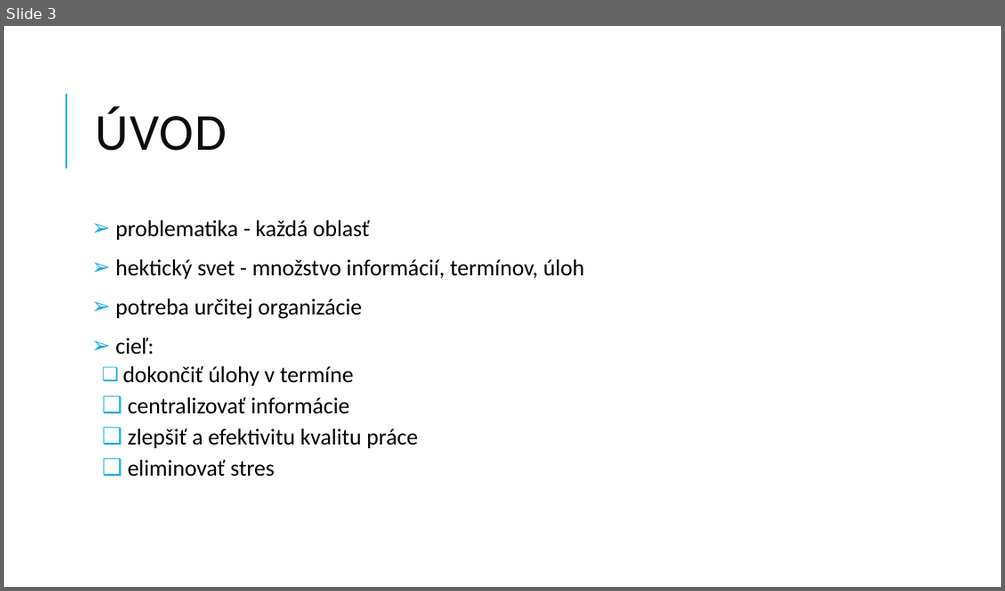
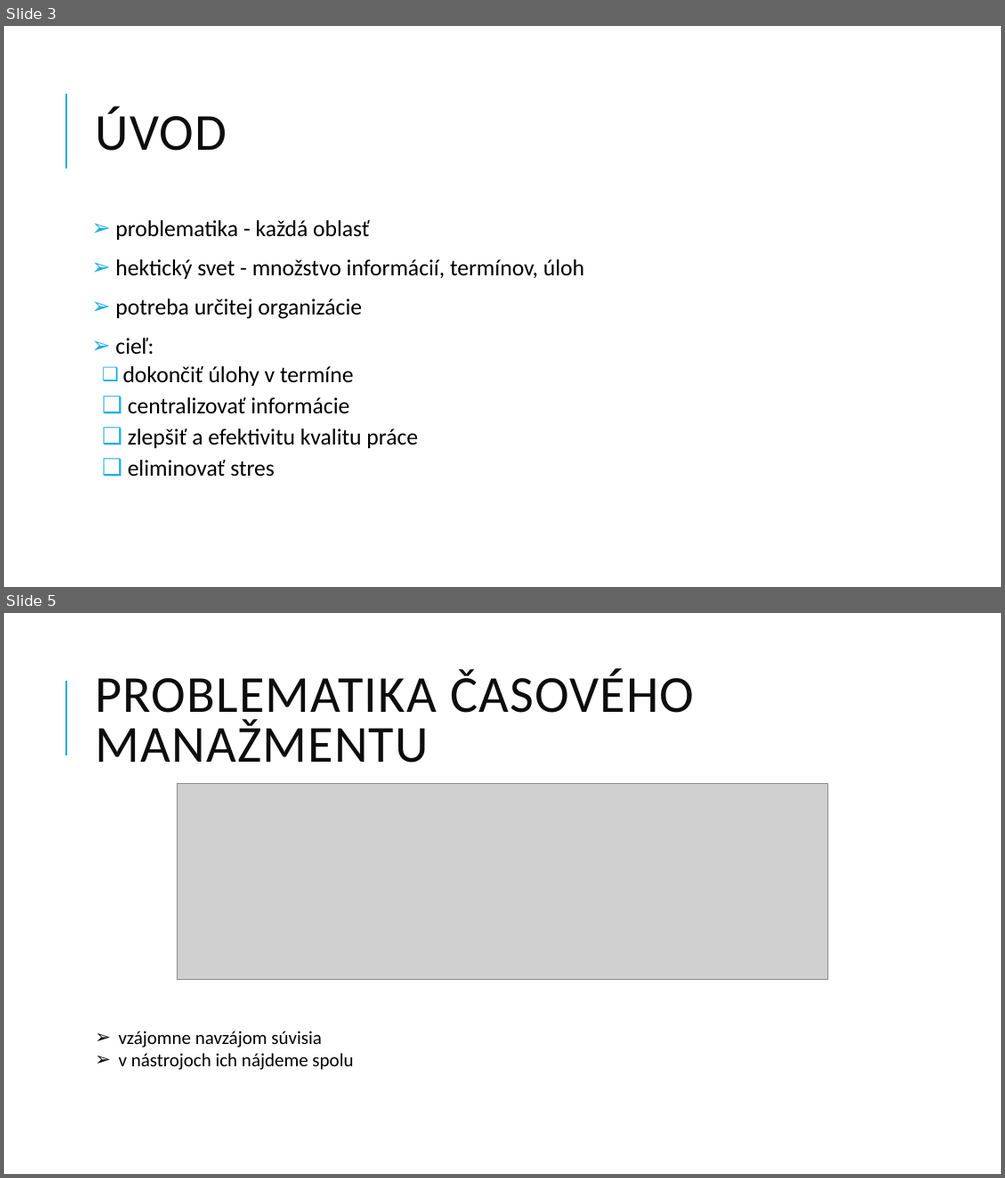
Before and after one commit to Plasmoxy/MIP_clanok, a slide deck: petrik_mip_present.pptx. Shown one above the other, each under a label of ours: slide 3 before the commit, slides 3 and 5 after it; the slides between them are not shown. The pictures are 1005x591 and 1005x1178 pixels, drawn with LibreOffice and Linux fonts; fonts in the diff are those of the drawing; grey boxes stand for pictures. Boxes give left, top, right and bottom in pixels: in the first picture for what was removed or moved away, otherwise in the second. Text is boxed around its words. In the diff, an @@ line names an element or a change of style, - is before the commit and + after.

```diff
--- a/petrik_mip_present.pptx
+++ b/petrik_mip_present.pptx
@@ slide 5 added at (x1=4, y1=613, x2=1001, y2=1174), background #FFFFFF; not listed: 1 template element that a slide beside it also shows @@
@@ title added at (x1=95, y1=669, x2=694, y2=763), 50 pt, text #0D0D0D @@
+PROBLEMATIKA ČASOVÉHO MANAŽMENTU
@@ picture added at (x1=178, y1=784, x2=827, y2=980) @@
@@ text added at (x1=119, y1=1030, x2=353, y2=1070), 18 pt, text #000000 @@
+➢ vzájomne navzájom súvisia
+➢ v nástrojoch ich nájdeme spolu
```
Also in this commit, not shown: 1 slide changed, 3 other slides added, 1 other file.
